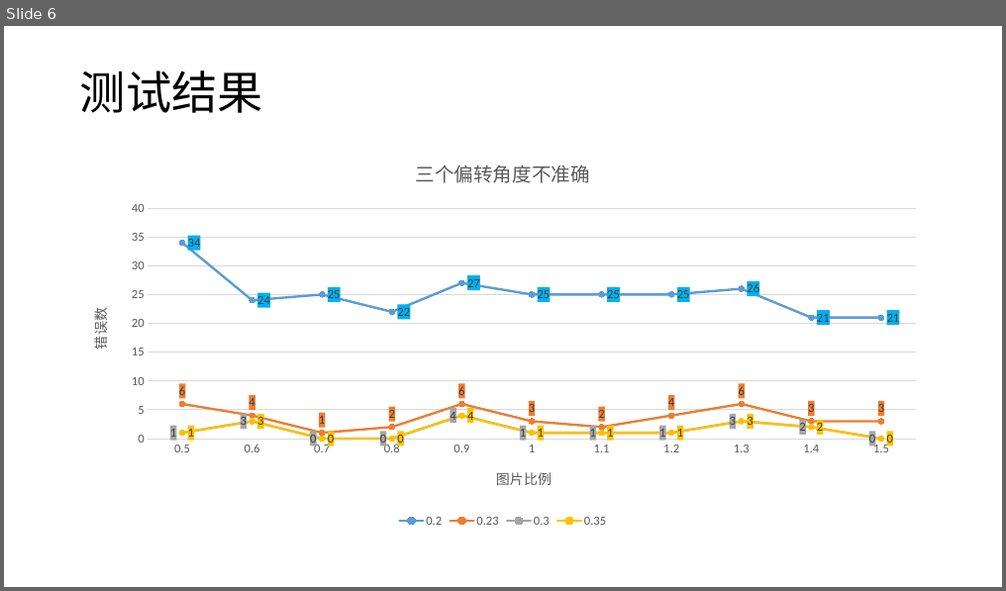
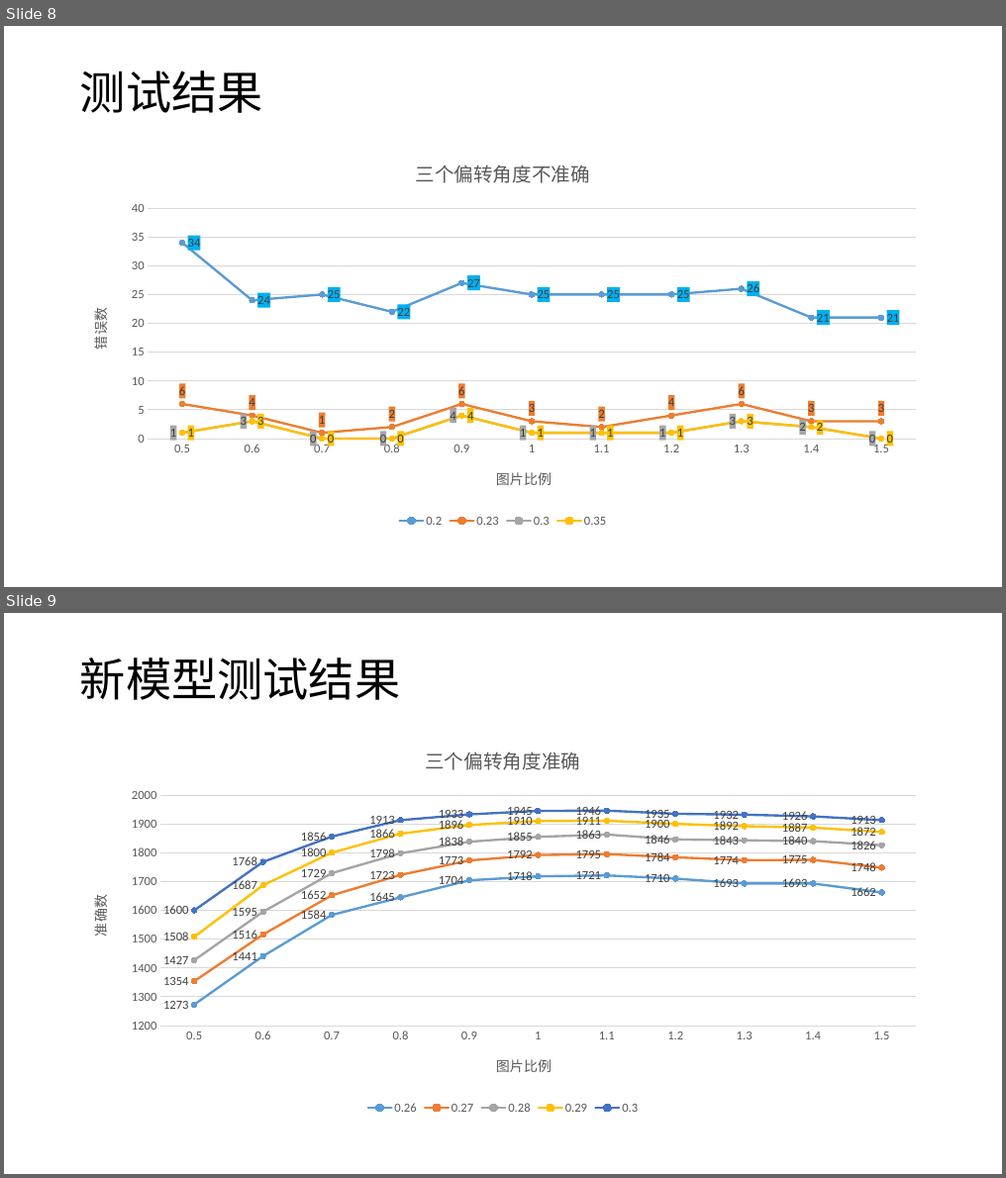
Before and after one commit to cszfz/opencv_test, a slide deck: file/不同精度误差统计结果.pptx. Shown one above the other, each under a label of ours: slide 6 before the commit, slides 8 and 9 after it. The pictures are 1006x591 and 1006x1178 pixels, drawn with LibreOffice and Linux fonts; fonts in the diff are those of the drawing. Boxes give left, top, right and bottom in pixels: in the first picture for what was removed or moved away, otherwise in the second. Text is boxed around its words. In the diff, an @@ line names an element or a change of style, - is before the commit and + after.

Commit message:
2018/12/25

```diff
--- a/file/不同精度误差统计结果.pptx
+++ b/file/不同精度误差统计结果.pptx
@@ slide 9 added at [4, 613, 1002, 1174], background #FFFFFF @@
@@ title added at [80, 658, 400, 700], 44 pt, text #000000 @@
+新模型测试结果
@@ line chart added at [73, 728, 934, 1118] @@
+title "三个偏转角度准确 "
+categories: 0.5, 0.6, 0.7, 0.8, 0.9, 1, 1.1000000000000001, 1.2, 1.3, 1.4, 1.5
+0.26: 1273, 1441, 1584, 1645, 1704, 1718, 1721, 1710, 1693, 1693, 1662
+0.27: 1354, 1516, 1652, 1723, 1773, 1792, 1795, 1784, 1774, 1775, 1748
+0.28: 1427, 1595, 1729, 1798, 1838, 1855, 1863, 1846, 1843, 1840, 1826
+0.29: 1508, 1687, 1800, 1866, 1896, 1910, 1911, 1900, 1892, 1887, 1872
+0.3: 1600, 1768, 1856, 1913, 1933, 1945, 1946, 1935, 1932, 1926, 1913
@@ what was slide 6 is now slide 8 @@
```
Also in this commit, not shown: 2 other slides added.
